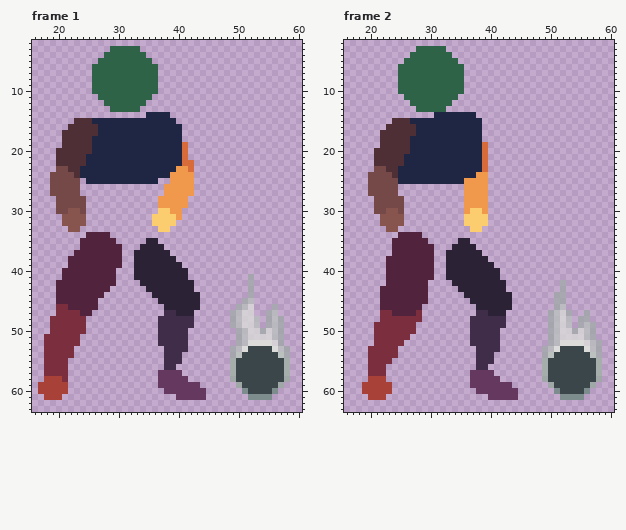
File history of a pixel-art file, Personal_Roberto/ASEPRITE/1. Liora/Liora_TakeItem.aseprite. That is the earlier state.
64x64 pixels, 29 frames. Shown: frame 1: x 16..60, y 2..63; frame 2: x 16..60, y 2..63. The commit also changed other frames, which this record leaves out.
New version:
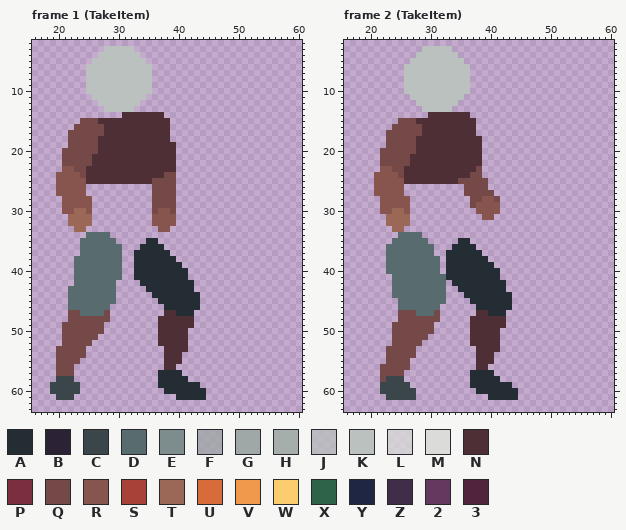
Palette (. is transparent): A #232d33  B #2b2335  C #3a464a  D #586b6f  E #7d8c8c  F #9fa8a6bf  G #9fa8a6  H #a6aeac  J #bbc1bebf  K #bbc1be  L #dbdcd9bf  M #dbdcd9  N #4e2f35  P #7b2e3d  Q #754947  R #88544e  S #a84239  T #9b6757  U #d86b3a  V #f0984b  W #fbcd6e  X #2e6348  Y #1f2643  Z #3f2d49  2 #653860  3 #52233c
The exact change:
layer "Layer 1 #2" now hidden
layer "Layer 4" now hidden
Changed rows in their new state; - is an unchanged pixel.
Frame 1 (TakeItem):
first column x 17:
 3 -----------KKKKK.-------------------------
 4 ----------KKKKKKK.------------------------
 5 ---------KKKKKKKKK.-----------------------
 6 --------KKKKKKKKKKK.----------------------
 7 --------KKKKKKKKKKK.----------------------
 8 --------KKKKKKKKKKK.----------------------
 9 --------KKKKKKKKKKK.----------------------
10 --------KKKKKKKKKKK.----------------------
11 ---------KKKKKKKKK.-----------------------
12 ----------KKKKKKK.------------------------
13 -----------KKKKK.-------------------------
14 --------------NNNNNNN.--------------------
15 ------.QQQNNNNNNNNNNNN.-------------------
16 -----.QQQQQNNNNNNNNNNN..------------------
17 ----.QQQQQQNNNNNNNNNNN..------------------
18 ----.QQQQQNNNNNNNNNNNN..------------------
19 ----.QQQQQNNNNNNNNNNNNN..-----------------
20 ---.QQQQQQNNNNNNNNNNNNN..-----------------
21 ---.QQQQQNNNNNNNNNNNNNN..-----------------
22 ---.QQQQQNNNNNNNNNNNNNN...----------------
23 ---.RRQQNNNNNNNNNNNNNNN...----------------
24 --.RRRRQNNNNNNNNNNNNNQQ...----------------
25 --.RRRRRNNNNNNNNNNNQQQQ...----------------
26 --.RRRRR-----------QQQQ...----------------
27 --.RRRRR-----------QQQQ...----------------
28 ---.RRRRR----------QQQQ..-----------------
29 ---.RRRRR----------QQQQ..-----------------
30 ---.R-TTR----------QRRQ.------------------
31 ----.TTTT----------RRRR.------------------
32 ----.TTTT----------RRRR-------------------
33 -----.TT------------RR--------------------
34 --------DDDD------------------------------
35 -------DDDDDD-----AA----------------------
36 -------DDDDDDD---AAAA---------------------
37 ------.DDDDDDD--AAAAAA--------------------
38 -----.DDDDDDDD--AAAAAAA-------------------
39 -----.DDDDDDDD--AAAAAAAA------------------
40 ----..DDDDDDDD--AAAAAAAAA-----------------
41 ----..DDDDDDDD--AAAAAAAAA----------.------
42 ---...DDDDDDD----AAAAAAAAA---------.------
43 ---..DDDDDDDD-----AAAAAAAA---------.------
44 ---..DDDDDDDD------AAAAAAAA--------.------
45 ---..DDDDDDDD-------AAAAAAA-------..------
46 ---..DDDDDDD---------AAAAAA------...---.--
47 ---..QQDDDDQ---------NNAAA------....--..--
48 --...QQQQQQQ--------NNNNNN------.....-...-
49 --..QQQQQQQ---------NNNNNN------.....-...-
50 --..QQQQQQQ---------NNNNN--------........-
51 -...QQQQQQ----------NNNNN--------........-
52 -...QQQQQ-----------NNNNN--------........-
53 -..QQQQQ-------------NNNN-------..........
54 -..QQQQQ-------------NNN--------..........
55 -..QQQQ--------------NNN--------..........
56 -..QQQ---------------NN---------..........
57 -..QQQ--------------AAAA--------..........
58 -..CCC--------------AAAAA-------..........
59 ..CCCCC-------------AAAAAAA------........-
60 ..CCCCC--------------AAAAAAA------......--
61 -..CCC-----------------AAAAA-------....---
Frame 2 (TakeItem):
first column x 19:
 3 ---------.KKKKK-------------------------
 4 --------.KKKKKKK------------------------
 5 -------.KKKKKKKKK-----------------------
 6 ------.KKKKKKKKKKK----------------------
 7 ------.KKKKKKKKKKK----------------------
 8 ------.KKKKKKKKKKK----------------------
 9 ------.KKKKKKKKKKK----------------------
10 ------.KKKKKKKKKKK----------------------
11 -------.KKKKKKKKK-----------------------
12 --------.KKKKKKK------------------------
13 ---------.KKKKK-------------------------
14 -----------NNNNNNN.---------------------
15 -----.QQQNNNNNNNNNN.--------------------
16 ----.QQQQQNNNNNNNNN.--------------------
17 ---.QQQQQQNNNNNNNNN.--------------------
18 ---.QQQQQNNNNNNNNNNN--------------------
19 ---.QQQQQNNNNNNNNNNN.-------------------
20 --.QQQQQQNNNNNNNNNNN.-------------------
21 --.QQQQQNNNNNNNNNNNN.-------------------
22 --.QQQQQNNNNNNNNNNNN.-------------------
23 --.RRQQNNNNNNNNNNNNQ.-------------------
24 -.RRRRQNNNNNNNNNNNQQ.-------------------
25 -.RRRRRNNNNNNNNNQQQQQ-------------------
26 -.RRRRR----------QQQQ-------------------
27 -.RRRRR----------QQQQQ------------------
28 --.RRRRR---------.QQRRQ-----------------
29 --.RRRRR---------.QRRRR-----------------
30 --.R-TTR---------..RRRR-----------------
31 ---.TTTT---------...RR------------------
32 ---.TTTT---------....-------------------
33 ----.TT-----------..--------------------
34 ------DDDD------------------------------
35 -----DDDDDD-----AA----------------------
36 ----DDDDDDDD---AAAA---------------------
37 ----DDDDDDDD--AAAAAA--------------------
38 ----DDDDDDDDD-AAAAAAA-------------------
39 ----DDDDDDDDD-AAAAAAAA------------------
40 ----DDDDDDDDD-AAAAAAAAA-----------------
41 ----.DDDDDDDDDAAAAAAAAA-----------------
42 ----.DDDDDDDDD-AAAAAAAAA---------.------
43 ---..DDDDDDDDD--AAAAAAAA---------.------
44 ---..DDDDDDDDD---AAAAAAAA-------..------
45 ---...DDDDDDDD----AAAAAAA-------..------
46 ---...DDDDDDD------AAAAAA-------..------
47 ---...QQQDDDQ------NNAAA-------....--.--
48 ---...QQQQQQQ-----NNNNNN-------....-..--
49 --...QQQQQQQ------NNNNNN-------....-...-
50 --...QQQQQQQ------NNNNN--------........-
51 --...QQQQQQ-------NNNNN--------........-
52 --...QQQQQ--------NNNNN--------.........
53 -...QQQQQ----------NNNN-------..........
54 -...QQQQQ----------NNN--------..........
55 -...QQQQ-----------NNN--------..........
56 -..QQQQQ-----------NN---------..........
57 -..QQQQ-----------AAAA--------..........
58 -..QCCC-----------AAAAA-------..........
59 ...CCCCC----------AAAAAAA------........-
60 ...CCCCCC----------AAAAAAA------......--
61 -...CCCCC------------AAAAA-------....---
Changed places in both pictures, as pixel boxes (x1, y1, x2, y2):
changed: (38, 46, 206, 400)
erased: (230, 274, 290, 400)
changed: (362, 46, 518, 400)
erased: (542, 280, 602, 400)
